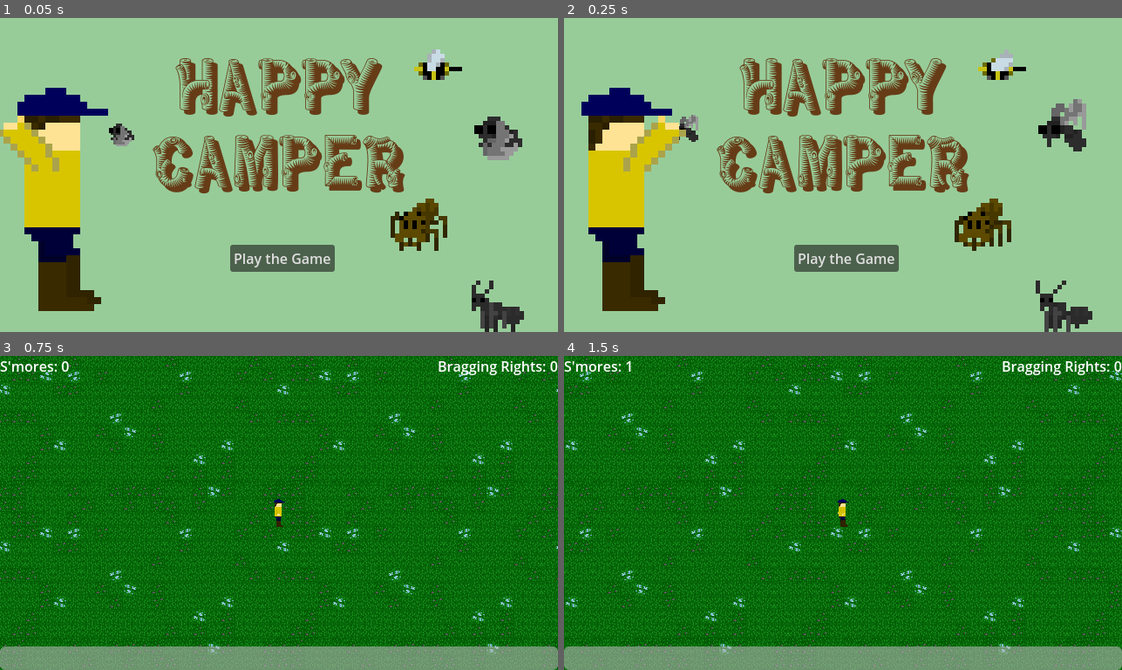
Above: before the commit, frames 1-4 (two rows, left to right).
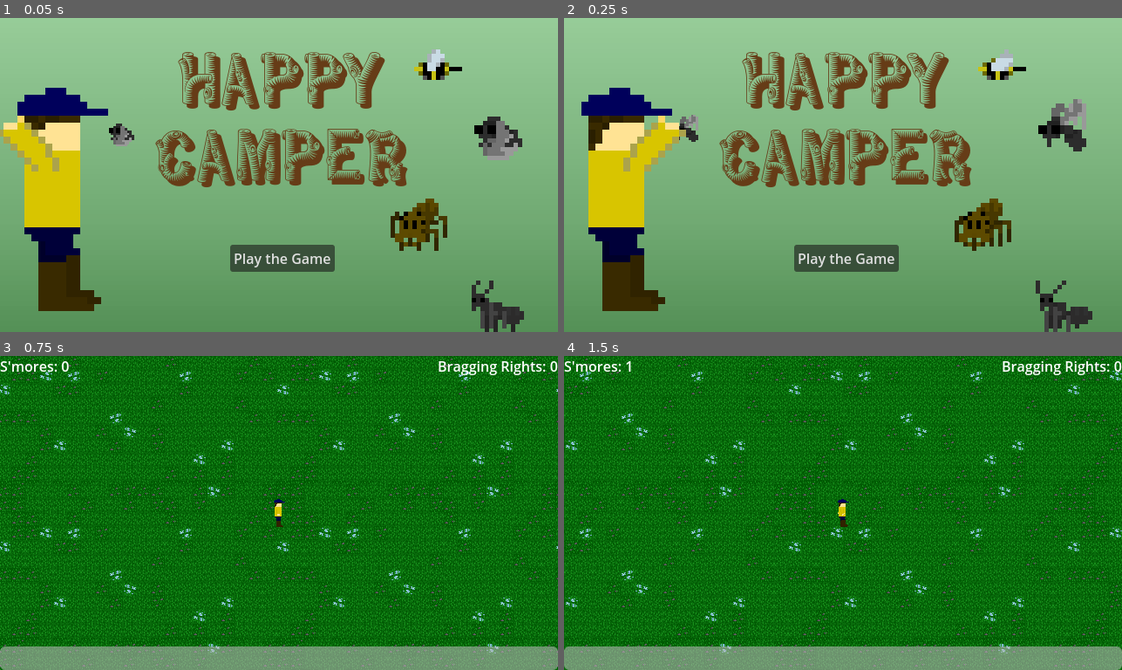
Above: after the commit, the same moments.

Repository: the-g-force/happy-camper
Game: Godot game, scene res://menu/main_menu.tscn
Two runs of this game, one before a commit and one after it. Both use one fixed random seed, a clock stepped at 60 frames per second and the inputs below. This scene is started directly instead of the project's main scene.
Inputs:
- Up to frame 1 (0.05 s): no input
- Up to frame 2 (0.25 s): no input
- Up to frame 3 (0.75 s): click "Play the Game" at 0.5 s
- Up to frame 4 (1.5 s): tap Enter at 1.25 s; hold Right (right) from 1.28 s (still down); tap ` (gain_smore) at 1.35 s

The runs differ from the first frame. In frame 1, 54% of the frame differs, in the area x 0-100%, y 10-100%; in frame 2, 54%; in frame 3, nothing differs; in frame 4, nothing differs.

Commit message:
Add gradient to menu screens; fix whiff2

Diff:
--- a/project/menu/main_menu.tscn
+++ b/project/menu/main_menu.tscn
@@ -7,6 +7,15 @@
 [ext_resource type="Texture2D" uid="uid://dnyp3k2ou5v8i" path="res://enemy/images/fly.png" id="6_0cuyr"]
 [ext_resource type="Texture2D" uid="uid://dxmnn6i5yvfg7" path="res://enemy/images/ant.png" id="7_bnv78"]
 [ext_resource type="Texture2D" uid="uid://ctk0nl2fxjyvq" path="res://menu/waving_guy.png" id="7_wghn3"]
+
+[sub_resource type="Gradient" id="Gradient_qushc"]
+offsets = PackedFloat32Array(0, 0.64, 1)
+colors = PackedColorArray(0.592, 0.8, 0.598933, 1, 0.442368, 0.6656, 0.449809, 1, 0.3248, 0.56, 0.33264, 1)
+
+[sub_resource type="GradientTexture2D" id="GradientTexture2D_2w6hg"]
+gradient = SubResource("Gradient_qushc")
+fill_from = Vector2(1, 0)
+fill_to = Vector2(1, 1)
 
 [sub_resource type="LabelSettings" id="LabelSettings_axm2y"]
 font = ExtResource("2_i5g05")
@@ -138,6 +147,12 @@
 offset_right = 650.0
 offset_bottom = 371.0
 color = Color(0.592, 0.8, 0.598933, 1)
+
+[node name="TextureRect" type="TextureRect" parent="ColorRect"]
+layout_mode = 0
+offset_right = 662.0
+offset_bottom = 370.0
+texture = SubResource("GradientTexture2D_2w6hg")
 
 [node name="PlayButton" type="Button" parent="."]
 layout_mode = 1
@@ -156,10 +171,10 @@
 
 [node name="Label2" type="Label" parent="."]
 layout_mode = 0
-offset_left = -2.0
-offset_top = 38.0
-offset_right = 637.0
-offset_bottom = 211.0
+offset_left = 1.0
+offset_top = 31.0
+offset_right = 640.0
+offset_bottom = 204.0
 text = "Happy
 Camper"
 label_settings = SubResource("LabelSettings_axm2y")
--- a/project/menu/splashscreen.tscn
+++ b/project/menu/splashscreen.tscn
@@ -1,7 +1,16 @@
-[gd_scene load_steps=4 format=3 uid="uid://jm82pmi5pbdb"]
+[gd_scene load_steps=6 format=3 uid="uid://jm82pmi5pbdb"]
 
 [ext_resource type="Script" path="res://menu/splashscreen.gd" id="1_l7nnl"]
 [ext_resource type="FontFile" uid="uid://cy5b4wn6uutx3" path="res://menu/WoodWorks-Regular.otf" id="2_3rqcc"]
+
+[sub_resource type="Gradient" id="Gradient_qushc"]
+offsets = PackedFloat32Array(0, 0.64, 1)
+colors = PackedColorArray(0.592, 0.8, 0.598933, 1, 0.442368, 0.6656, 0.449809, 1, 0.3248, 0.56, 0.33264, 1)
+
+[sub_resource type="GradientTexture2D" id="GradientTexture2D_slc22"]
+gradient = SubResource("Gradient_qushc")
+fill_from = Vector2(1, 0)
+fill_to = Vector2(1, 1)
 
 [sub_resource type="LabelSettings" id="LabelSettings_qhoi7"]
 font = ExtResource("2_3rqcc")
@@ -19,17 +28,16 @@
 grow_vertical = 2
 script = ExtResource("1_l7nnl")
 
-[node name="Label" type="Label" parent="."]
-layout_mode = 0
-offset_right = 40.0
-offset_bottom = 23.0
-text = "Press any button"
-
 [node name="ColorRect" type="ColorRect" parent="."]
 layout_mode = 0
 offset_right = 650.0
 offset_bottom = 371.0
 color = Color(0.592, 0.8, 0.598933, 1)
+
+[node name="TextureRect" type="TextureRect" parent="ColorRect"]
+offset_right = 662.0
+offset_bottom = 370.0
+texture = SubResource("GradientTexture2D_slc22")
 
 [node name="Label2" type="Label" parent="."]
 layout_mode = 0
Not shown: 1 places in project/menu/main_menu.tscn that only renumber resources
Not shown, changed: project/sound/whiff2.wav
